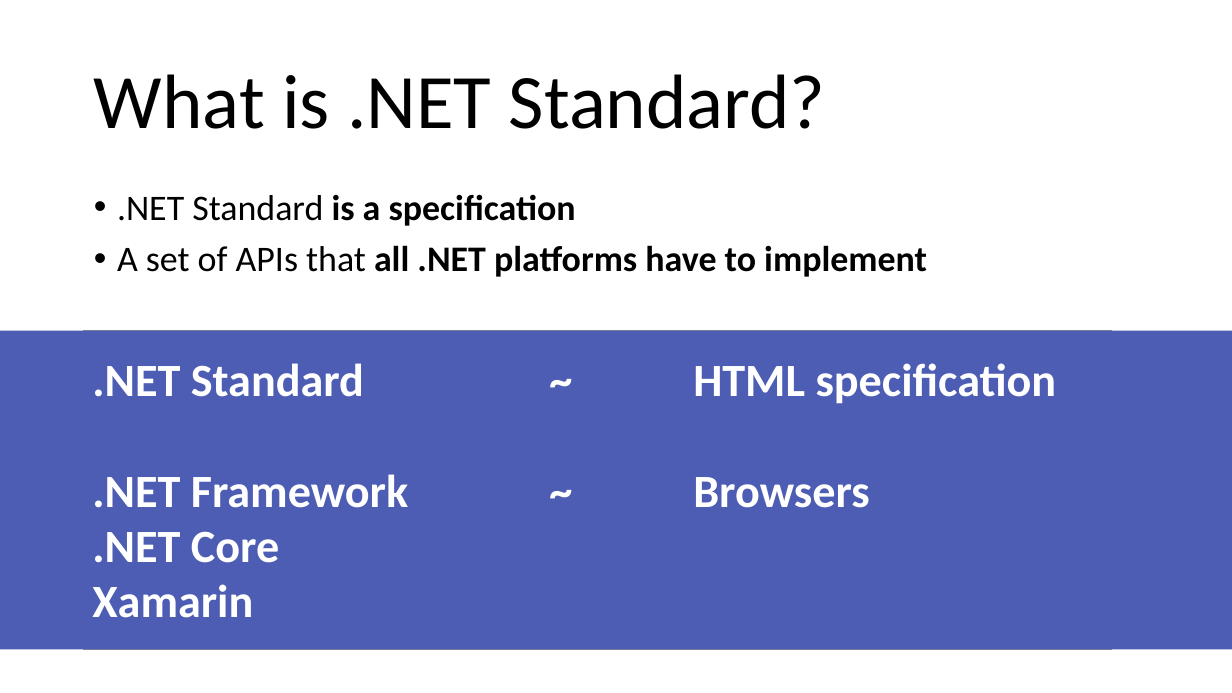
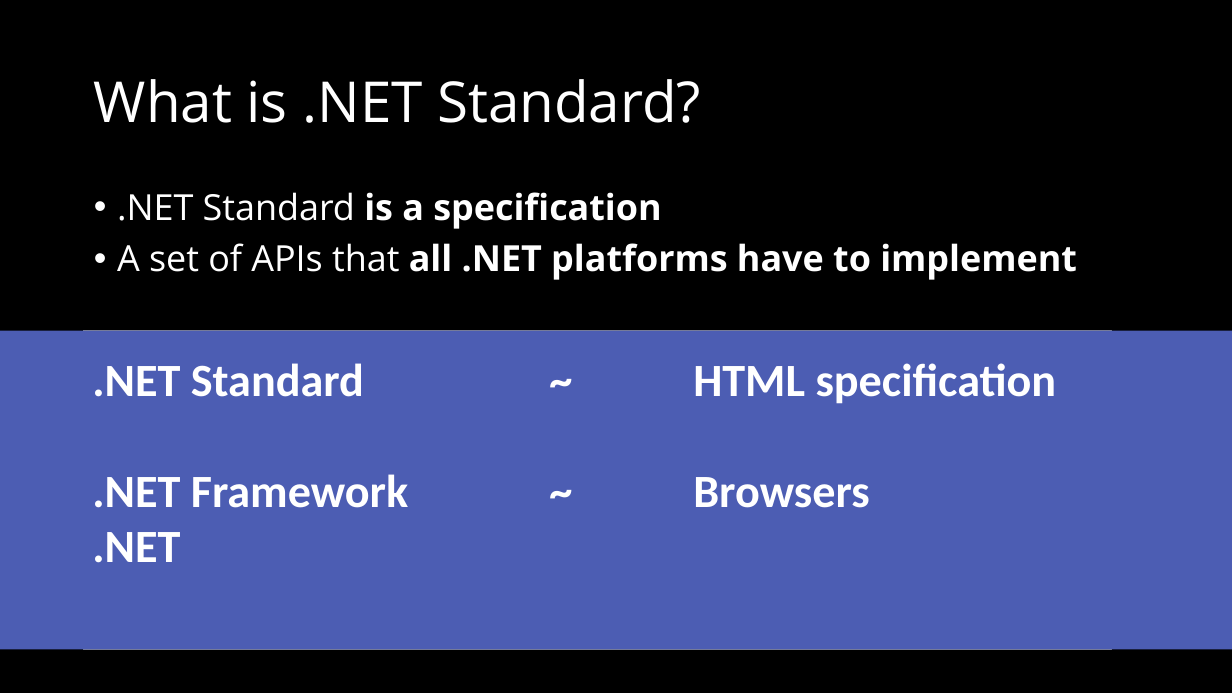
Before and after one commit to dotnet-presentations/dotnetcore-workshop, a slide deck: slide 6 of 2. NET-Standard/netcore-workshop-netstandard.pptx. Drawn at 1232x693 pixels with LibreOffice and Linux fonts; fonts in the diff are those of the drawing; grey boxes stand for pictures. Boxes give left, top, right and bottom in pixels: in the first picture for what was removed or moved away, otherwise in the second. Text is boxed around its words. In the diff, an @@ line names an element or a change of style, - is before the commit and + after.

Commit message:
Updates to Web, Containers, and Standard

```diff
--- a/2. NET-Standard/netcore-workshop-netstandard.pptx
+++ b/2. NET-Standard/netcore-workshop-netstandard.pptx
@@ background #FFFFFF to #000000 @@
@@ title "What is .NET Standard?" at (94,79,701,123): size 60 to 44 pt, font Calibri to Open Sans, text colour #000000 to #FFFFFF @@
@@ text ".NET Standard is a specification" at (117,192,1077,280): font Calibri to Open Sans, text colour #000000 to #FFFFFF @@
@@ text at (92,532,180,563): text changed @@
-.NET Core
-Xamarin
+.NET
```
Also in this commit, not shown: 11 other slides changed, 1 slide removed, 10 other files.
